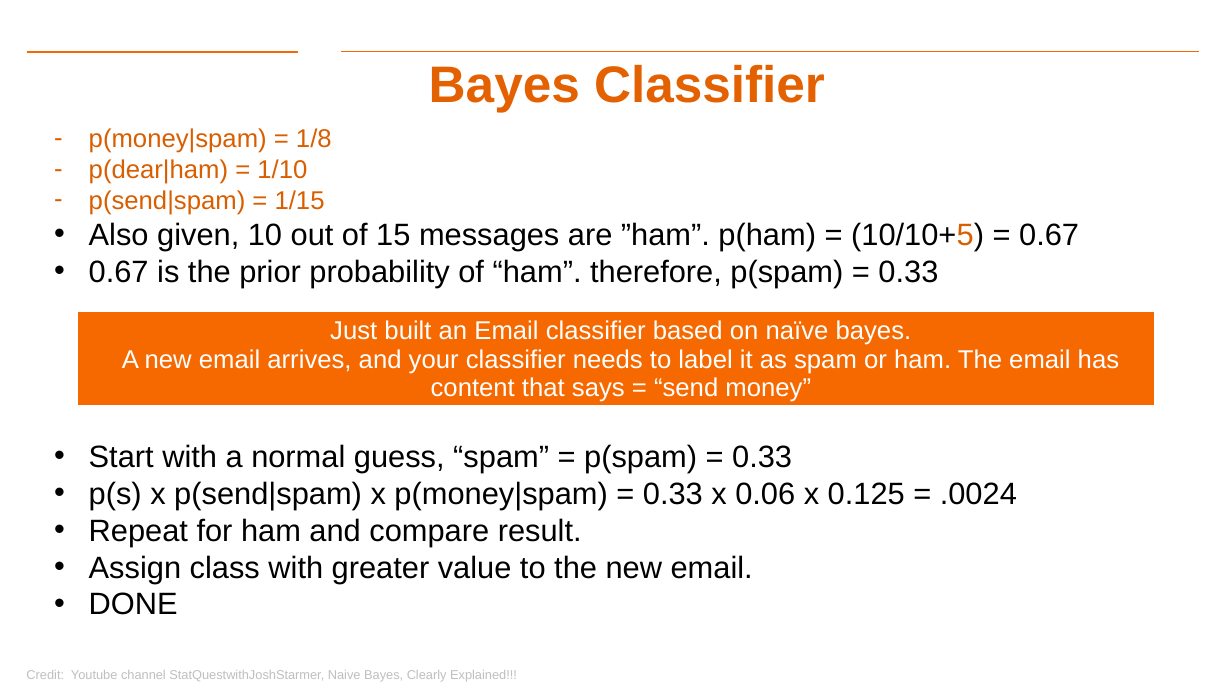
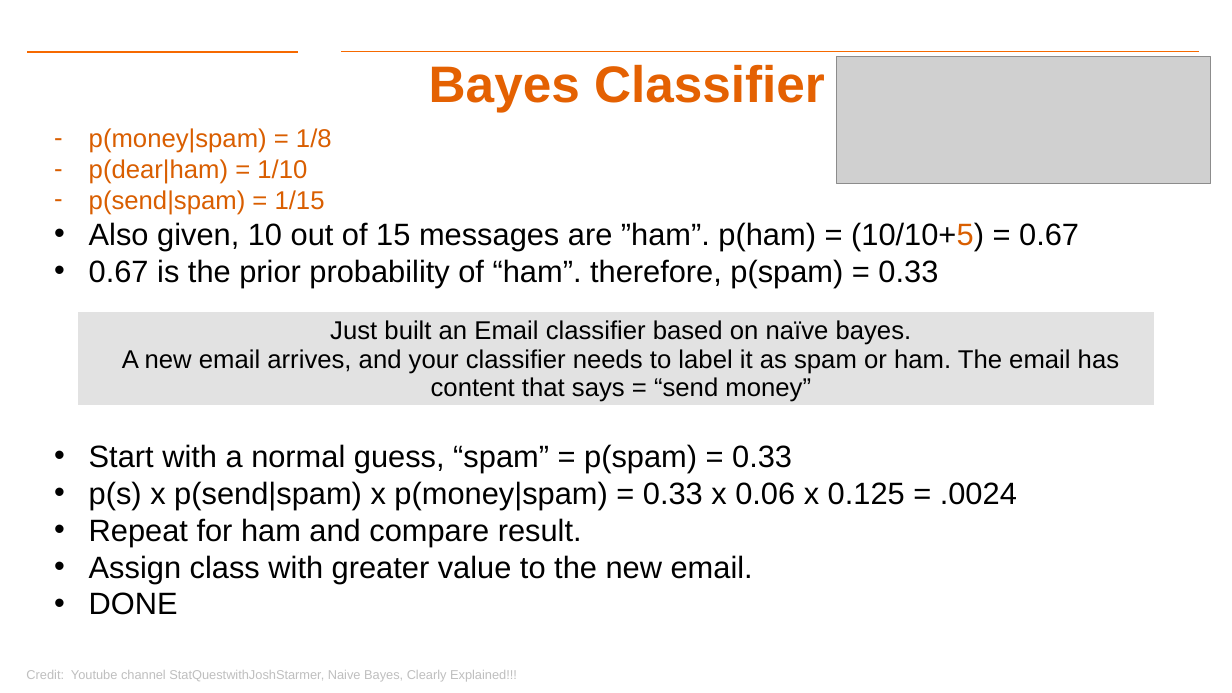
Before and after one commit to gk5951/RIT-DSCI-633-FDS, a slide deck: slide 26 of Syllabus/Lecture02/Lec02.pptx. Drawn at 1232x693 pixels with LibreOffice and Linux fonts; fonts in the diff are those of the drawing; grey boxes stand for pictures; background and template pictures are left out. Boxes give left, top, right and bottom in pixels: in the first picture for what was removed or moved away, otherwise in the second. Text is boxed around its words. In the diff, an @@ line names an element or a change of style, - is before the commit and + after.

```diff
--- a/Syllabus/Lecture02/Lec02.pptx
+++ b/Syllabus/Lecture02/Lec02.pptx
@@ picture added at <box>836,56,1211,184</box> @@
@@ table at <box>78,311,1155,413</box> @@
@@ fill #F66900 to #E2E2E2 in row 1, column 1 @@
@@ text colour #FFFFFF to #000000 @@
```
Also in this commit, not shown: 3 other slides changed, 3 other files.
